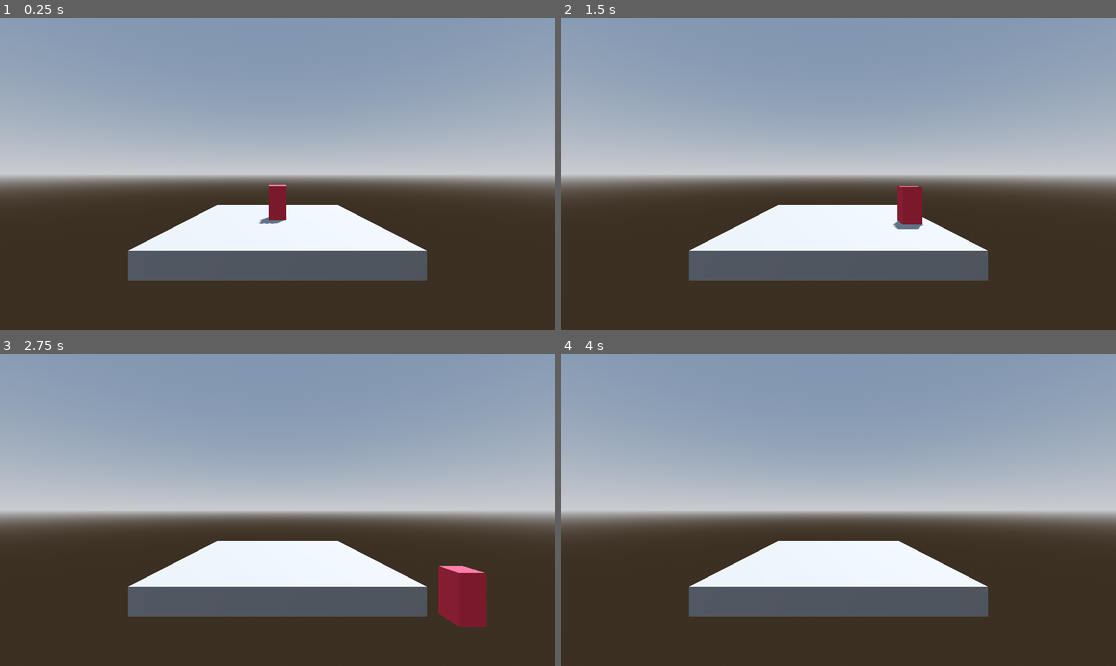
Above: before the commit, frames 1-4 (two rows, left to right).
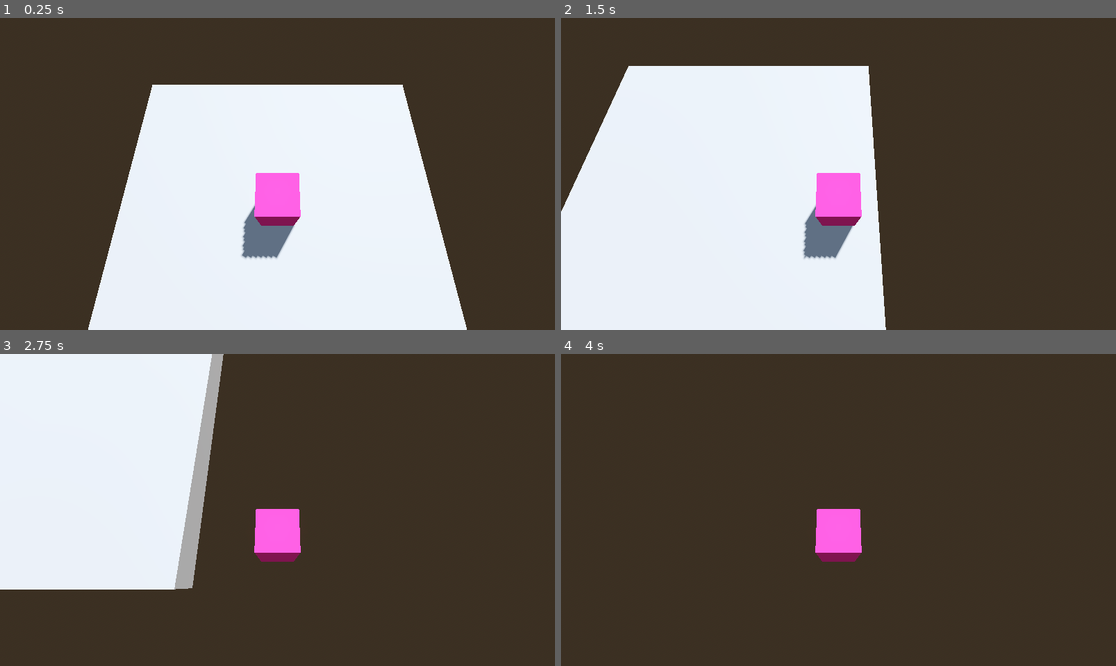
Above: after the commit, the same moments.

Repository: MarshallJohns/Not-SWAT
Game: Godot game, scene res://Scenes/start.tscn
The game is run twice, just before and just after one commit, with the same random seed, the same clock (stepped at 60 frames per second) and the same inputs.
Inputs:
- Up to frame 1 (0.25 s): no input
- Up to frame 2 (1.5 s): tap Enter (ui_accept) at 0.5, 0.77 s; hold Right (ui_right) 0.53-1.28 s; hold Down (ui_down) from 1.28 s (still down)
- Up to frame 3 (2.75 s): tap Enter (ui_accept) at 1.52 s; release Down (ui_down) at 2.03 s; hold Right (ui_right) from 2.03 s (still down)
- Up to frame 4 (4 s): release Right (ui_right) at 2.78 s; hold Up (ui_up) 2.78-3.53 s; tap Enter (ui_accept) at 3.02, 3.77 s; hold Left (ui_left) from 3.53 s (still down)

The runs differ from the first frame. In frame 1, 79% of the frame differs, in the area x 0-100%, y 0-100%; in frame 2, 82%; in frame 3, 74%; in frame 4, 67%.

Commit message:
moved camera to be top down

Diff:
--- a/Scenes/start.tscn
+++ b/Scenes/start.tscn
@@ -1,50 +1,50 @@
-[gd_scene load_steps=7 format=3 uid="uid://dq4cvsq0yy700"]
+[gd_scene load_steps=7 format=3 uid="uid://bgspbahcelgdu"]
 
-[ext_resource type="Script" uid="uid://bjii1rwnowrr5" path="res://Scripts/character_movement.gd" id="1_3bxa3"]
+[ext_resource type="Script" path="res://Scripts/character_movement.gd" id="1_3bxa3"]
 
-[sub_resource type="ProceduralSkyMaterial" id="ProceduralSkyMaterial_ewcy1"]
+[sub_resource type="ProceduralSkyMaterial" id="ProceduralSkyMaterial_bk35t"]
 sky_horizon_color = Color(0.662243, 0.671743, 0.686743, 1)
 ground_horizon_color = Color(0.662243, 0.671743, 0.686743, 1)
 
-[sub_resource type="Sky" id="Sky_jaeev"]
-sky_material = SubResource("ProceduralSkyMaterial_ewcy1")
+[sub_resource type="Sky" id="Sky_3bxa3"]
+sky_material = SubResource("ProceduralSkyMaterial_bk35t")
 
-[sub_resource type="Environment" id="Environment_u80x2"]
+[sub_resource type="Environment" id="Environment_r48yj"]
 background_mode = 2
-sky = SubResource("Sky_jaeev")
+sky = SubResource("Sky_3bxa3")
 tonemap_mode = 2
 glow_enabled = true
 
-[sub_resource type="CapsuleShape3D" id="CapsuleShape3D_ewcy1"]
+[sub_resource type="CapsuleShape3D" id="CapsuleShape3D_r48yj"]
 
-[sub_resource type="StandardMaterial3D" id="StandardMaterial3D_jaeev"]
-albedo_color = Color(0.826498, 0.204916, 0.286905, 1)
+[sub_resource type="StandardMaterial3D" id="StandardMaterial3D_3bxa3"]
+albedo_color = Color(0.849916, 0.169667, 0.481984, 1)
 
 [node name="Node3D" type="Node3D"]
 
 [node name="WorldEnvironment" type="WorldEnvironment" parent="."]
-environment = SubResource("Environment_u80x2")
+environment = SubResource("Environment_r48yj")
 
 [node name="DirectionalLight3D" type="DirectionalLight3D" parent="."]
 transform = Transform3D(-0.866025, -0.433013, 0.25, 0, 0.5, 0.866025, -0.5, 0.75, -0.433013, 0, 0, 0)
 shadow_enabled = true
 
-[node name="Ground" type="CSGBox3D" parent="."]
-transform = Transform3D(1, 0, 0, 0, 1, 0, 0, 0, 1, 0, -0.489685, 0)
+[node name="CSGBox3D" type="CSGBox3D" parent="."]
+transform = Transform3D(1, 0, 0, 0, 1, 0, 0, 0, 1, 0, -0.5, 0)
 use_collision = true
 size = Vector3(10, 1, 10)
-
-[node name="MainCamera" type="Camera3D" parent="."]
-transform = Transform3D(1, 0, 0, 0, 1, 0, 0, 0, 1, 0, 2.57653, 11.795)
 
 [node name="CharacterBody3D" type="CharacterBody3D" parent="."]
 script = ExtResource("1_3bxa3")
 
 [node name="CollisionShape3D" type="CollisionShape3D" parent="CharacterBody3D"]
-transform = Transform3D(1, 0, 0, 0, 1, 0, 0, 0, 1, 0, 1.1, 0)
-shape = SubResource("CapsuleShape3D_ewcy1")
+transform = Transform3D(1, 0, 0, 0, 1, 0, 0, 0, 1, 0, 1, 0)
+shape = SubResource("CapsuleShape3D_r48yj")
 
 [node name="CSGBox3D" type="CSGBox3D" parent="CharacterBody3D"]
 transform = Transform3D(1, 0, 0, 0, 1, 0, 0, 0, 1, 0, 1, 0)
 size = Vector3(1, 2, 1)
-material = SubResource("StandardMaterial3D_jaeev")
+material = SubResource("StandardMaterial3D_3bxa3")
+
+[node name="Camera3D" type="Camera3D" parent="CharacterBody3D"]
+transform = Transform3D(1, 0, 0, 0, 0.339707, 0.940531, 0, -0.940531, 0.339707, 0, 6.43553, 1.12927)
